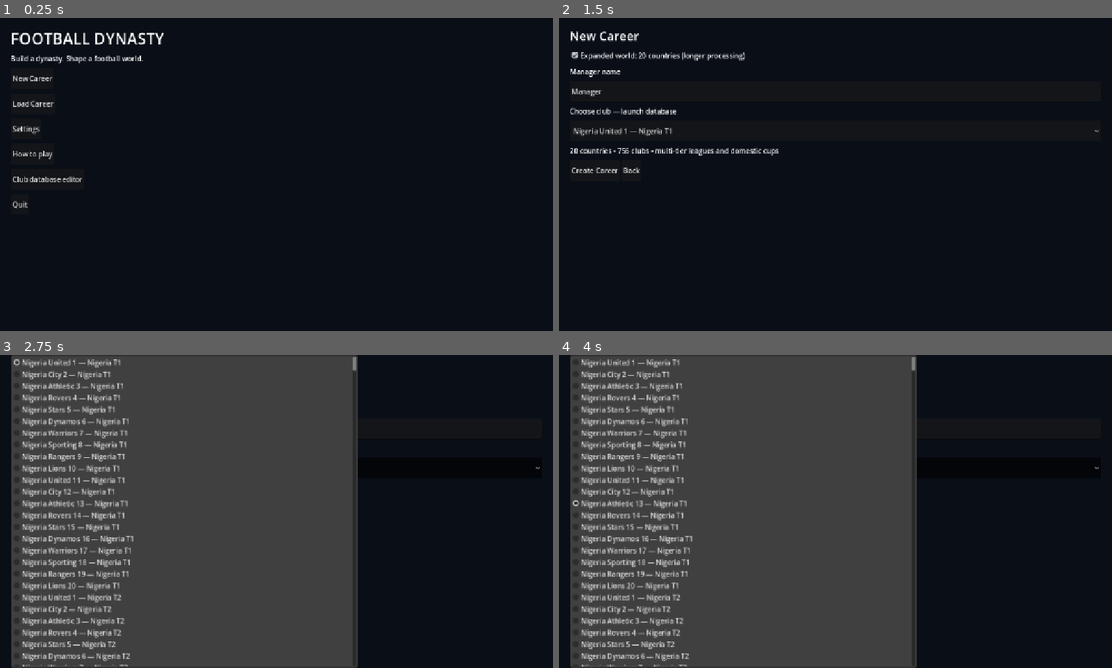
Above: before the commit, frames 1-4 (two rows, left to right).
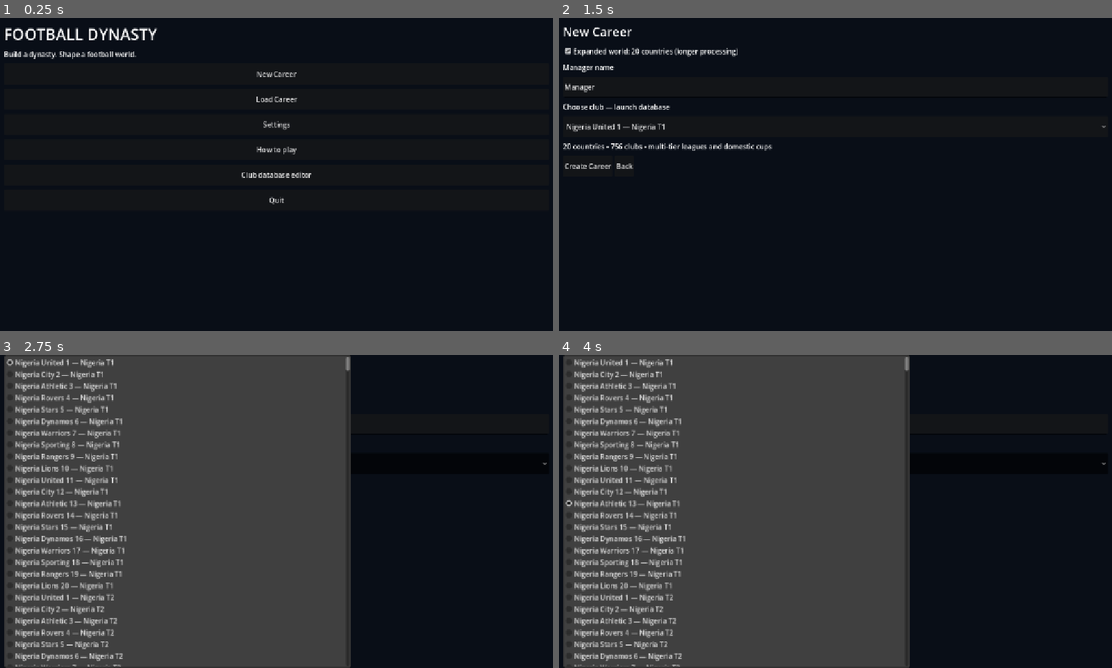
Above: after the commit, the same moments.

Repository: eghosa001/football-manager
Game: Godot game, scene res://game/scenes/career_app.tscn
Two runs of this game, one before a commit and one after it. Both use one fixed random seed, a clock stepped at 60 frames per second and the inputs below.
Inputs:
- Up to frame 1 (0.25 s): no input
- Up to frame 2 (1.5 s): click "New Career" at 0.5 s; click "Expanded world: 20 countries …" at 1.25 s
- Up to frame 3 (2.75 s): click "Nigeria United 1 — Nigeria T1" at 2 s
- Up to frame 4 (4 s): click "Create Career" at 2.75 s; click "Nigeria Athletic 13 — Nigeria…" at 3.5 s

The runs differ from the first frame. In frame 1, 2.4% of the frame differs, in the area x 0-57%, y 3-61%; in frame 2, 3.3%; in frame 3, 9.0%, in the area x 0-99%, y 0-100%; in frame 4, 9.0%.

Commit message:
mobile: enable touch and mouse input interoperability

Diff:
--- a/project.godot
+++ b/project.godot
@@ -17,6 +17,10 @@
 window/stretch/mode="canvas_items"
 window/stretch/aspect="expand"
 
+[input_devices]
+pointing/emulate_mouse_from_touch=true
+pointing/emulate_touch_from_mouse=true
+
 [rendering]
 renderer/rendering_method="gl_compatibility"
 renderer/rendering_method.mobile="gl_compatibility"
